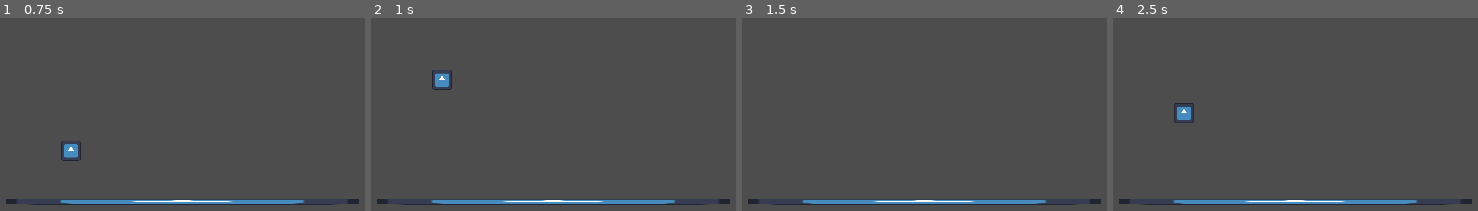
Above: before the commit, frames 1-4 (left to right).
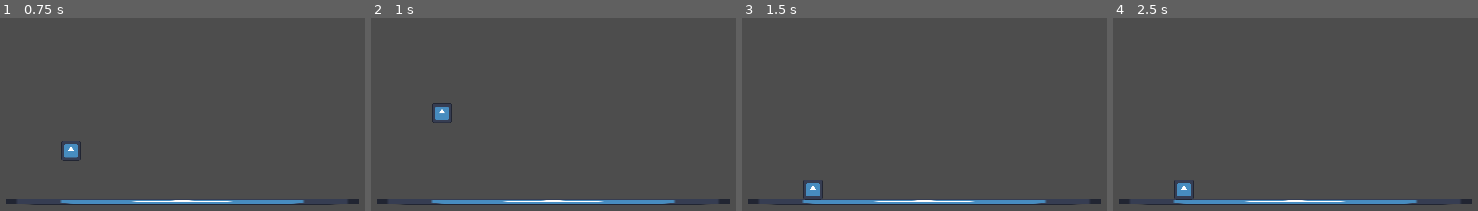
Above: after the commit, the same moments.

Repository: Xeredar/beatroot
Game: Godot game, scene res://scenes/test_konstantin.tscn
Same seed, same stepped clock (60 frames per second), same inputs: the game is played once before the commit and once after it. The engine's default icon, where the game draws it, is replaced by a stand-in: a white triangle on a blue panel in a dark square.
Inputs:
- Up to frame 1 (0.75 s): tap Space (jump) at 0.6 s
- Up to frame 2 (1 s): tap Space (jump) at 0.77 s
- Up to frame 3 (1.5 s): tap Space (jump) at 1.07, 1.35 s
- Up to frame 4 (2.5 s): tap Space (jump) at 1.52, 1.82, 2.1 s

Frame 1 is identical in both runs. In frame 2, 0.7% of the frame differs, in the area x 16-23%, y 26-55%; in frame 3, 0.3%; in frame 4, 0.7%.

Commit message:
double jump on beat

Diff:
--- a/scenes/character.tscn
+++ b/scenes/character.tscn
@@ -5,15 +5,13 @@
 
 [sub_resource type="RectangleShape2D" id="RectangleShape2D_717w1"]
 
-[node name="Character" type="Node2D"]
-
-[node name="CharacterBody2D" type="CharacterBody2D" parent="."]
+[node name="Character" type="CharacterBody2D"]
 script = ExtResource("1_7553m")
 
-[node name="CollisionShape2D" type="CollisionShape2D" parent="CharacterBody2D"]
+[node name="CollisionShape2D" type="CollisionShape2D" parent="."]
 shape = SubResource("RectangleShape2D_717w1")
 one_way_collision = true
 
-[node name="Sprite2D" type="Sprite2D" parent="CharacterBody2D/CollisionShape2D"]
+[node name="Sprite2D" type="Sprite2D" parent="CollisionShape2D"]
 scale = Vector2(0.15625, 0.15625)
 texture = ExtResource("2_vwmk0")
--- a/scripts/character_controller.gd
+++ b/scripts/character_controller.gd
@@ -2,9 +2,19 @@
 
 @export var jump_speed: int = -400
 @export var gravity: int = 1000
-@export var extra_jumps: int = 2
+@export var extra_jumps: int = 1
+
+@onready var beatmanager = $"../BeatManager"
 
 var current_jumps: int = 0
+var is_grace: bool = false
+
+func _ready() -> void:
+	if beatmanager != null:
+		print("BeatManager found")
+		beatmanager.connect("beat_grace_start", _set_grace_true)
+		beatmanager.connect("beat_grace_end", _set_grace_false)
+
 
 func _physics_process(delta) -> void:
 	velocity.y += gravity * delta
@@ -17,6 +27,14 @@
 	if Input.is_action_just_pressed("jump"):
 		if is_on_floor():
 			velocity.y = jump_speed
-		elif current_jumps < extra_jumps:
+		elif current_jumps < extra_jumps and is_grace:
 			velocity.y = jump_speed
 			current_jumps += 1
+
+
+func _set_grace_true() -> void:
+	is_grace = true
+
+
+func _set_grace_false() -> void:
+	is_grace = false
